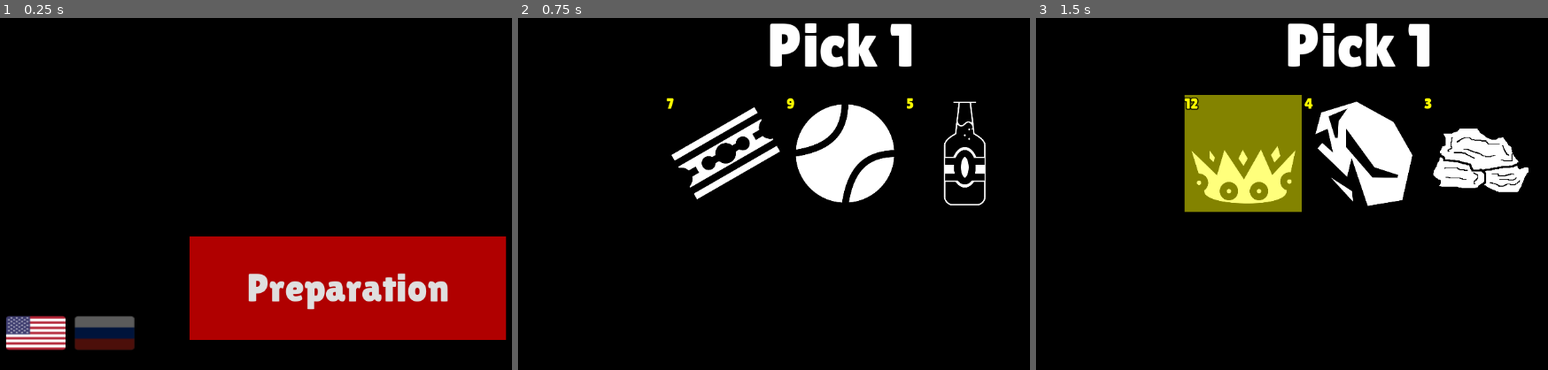
Above: before the commit, frames 1-3 (left to right).
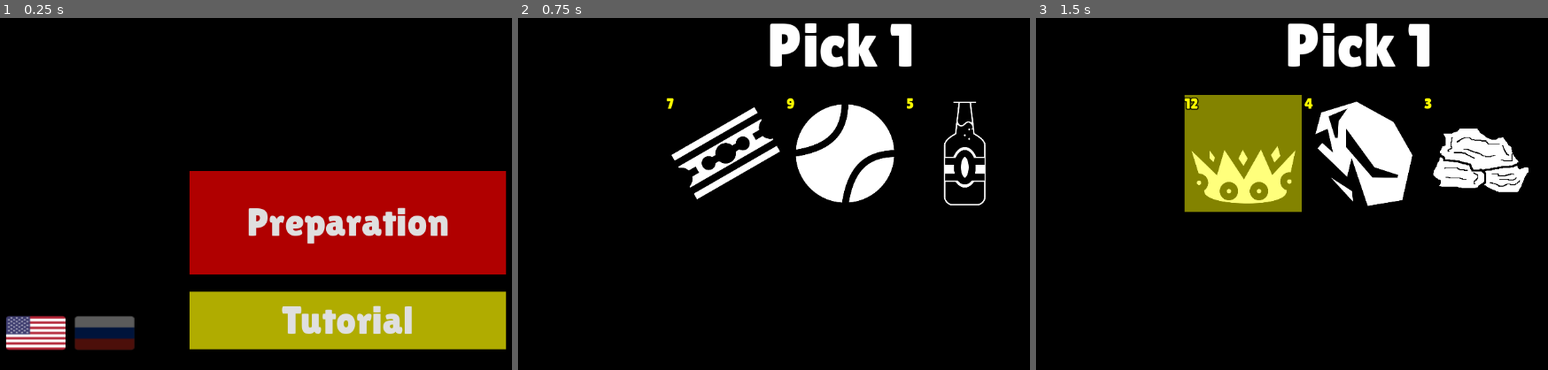
Above: after the commit, the same moments.

Repository: Wurodos/Exploring-Uncertainty
Game: Godot game, scene res://scenes/main_menu.tscn
Same seed, same stepped clock (60 frames per second), same inputs: the game is played once before the commit and once after it.
Inputs (mouse positions are in pixels of both pictures, inside the frame that each line leads up to):
- Up to frame 1 (0.25 s): no input
- Up to frame 2 (0.75 s): click "Preparation" at 0.5 s
- Up to frame 3 (1.5 s): click (1240, 151) at 1.27 s

The runs differ from the first frame. In frame 1, 25% of the frame differs, in the area x 37-99%, y 43-95%; in frame 2, nothing differs; in frame 3, nothing differs.

Commit message:
feat: music, minor balance changes, minor refactor

Diff:
--- a/pool/reptiles/roots_and_toots.tres
+++ b/pool/reptiles/roots_and_toots.tres
@@ -5,6 +5,7 @@
 
 [resource]
 script = ExtResource("1_53ir3")
+info_count = 4
 info_1 = "ВЕСЕЛОЕ ВРЕМЯ НАСТУПАЕТ С БРАТВОЙ ЗВЕЗДОНУТЫХ"
 info_2 = "ЗАВТРАК, УЖИН И ОБЕД МЕРТВЫМИ МУЖИЧКАМИ"
 info_3 = "ЛОВИТ В КАПКАН (ОДНОГО, ЗАМЕДЛЯЕТ)"
@@ -12,5 +13,6 @@
 u_name = &"roots_and_toots"
 base_maxhp = 150
 base_speed = 0
+base_cost = 0
 texture = ExtResource("2_rb82r")
 metadata/_custom_type_script = "uid://c0sh4m5lw5k33"
--- a/project.godot
+++ b/project.godot
@@ -77,7 +77,7 @@
 
 [internationalization]
 
-locale/translations=PackedStringArray("res://text/localisati …(222 unchanged characters)… ext/localisation/enemies.ru.translation")
+locale/translations=PackedStringArray("res://text/localisati …(222 unchanged characters)… ext/localisation/enemies.ru.translation", "res://text/localisation/reptiles.en.translation", "res://text/localisation/reptiles.ru.translation")
 
 [rendering]
 
--- a/scenes/game.tscn
+++ b/scenes/game.tscn
@@ -1,7 +1,13 @@
-[gd_scene load_steps=3 format=3 uid="uid://cgylw3j3sk4da"]
+[gd_scene load_steps=9 format=3 uid="uid://cgylw3j3sk4da"]
 
 [ext_resource type="Script" uid="uid://cfsw4hc8sq20x" path="res://scripts/run/game.gd" id="1_uwrxv"]
 [ext_resource type="Script" uid="uid://tyb7waldpp30" path="res://scripts/utils/input_manager.gd" id="2_yqjtg"]
+[ext_resource type="Script" uid="uid://uotbjopre7ad" path="res://scripts/utils/audio_manager.gd" id="3_lbhrr"]
+[ext_resource type="AudioStream" uid="uid://c7je145cmmkhl" path="res://audio/music/Wake Up For the Battle.wav" id="4_lbhrr"]
+[ext_resource type="AudioStream" uid="uid://fi6vie705cx5" path="res://audio/sfx/hurt.wav" id="5_u5sy4"]
+[ext_resource type="AudioStream" uid="uid://bxxfd1kj5wm85" path="res://audio/sfx/shop.wav" id="6_gee14"]
+[ext_resource type="AudioStream" uid="uid://cg5lsmrsbfbi2" path="res://audio/sfx/powerUp.wav" id="7_0tnpc"]
+[ext_resource type="AudioStream" uid="uid://bv52qwiseqwlq" path="res://audio/sfx/heal.wav" id="8_gee14"]
 
 [node name="Game" type="Node2D"]
 script = ExtResource("1_uwrxv")
@@ -12,3 +18,21 @@
 script = ExtResource("2_yqjtg")
 
 [node name="AnimationPlayer" type="AnimationPlayer" parent="."]
+
+[node name="AudioManager" type="Node" parent="."]
+script = ExtResource("3_lbhrr")
+music = Dictionary[StringName, AudioStream]({
+&"battle": ExtResource("4_lbhrr"),
+&"heal": ExtResource("8_gee14"),
+&"hurt": ExtResource("5_u5sy4"),
+&"powerup": ExtResource("7_0tnpc"),
+&"shop": ExtResource("6_gee14")
+})
+
+[node name="Music" type="AudioStreamPlayer" parent="AudioManager"]
+
+[node name="Sound" type="AudioStreamPlayer" parent="AudioManager"]
+
+[node name="Sound2" type="AudioStreamPlayer" parent="AudioManager"]
+
+[node name="Sound3" type="AudioStreamPlayer" parent="AudioManager"]
--- a/scenes/main_menu.tscn
+++ b/scenes/main_menu.tscn
@@ -6,6 +6,7 @@
 [ext_resource type="Texture2D" uid="uid://bv5ejcc3ftpul" path="res://images/languages/russian_unselect.png" id="3_wu84c"]
 [ext_resource type="Texture2D" uid="uid://bj8rgm4anxbfv" path="res://images/languages/english_unselect.png" id="5_rtw2f"]
 [ext_resource type="Texture2D" uid="uid://b23qmkqdemon6" path="res://images/languages/english.png" id="6_oa1go"]
+[ext_resource type="Script" uid="uid://b7a2ai83umgwf" path="res://scripts/common/typewriter.gd" id="7_oa1go"]
 
 [sub_resource type="StyleBoxFlat" id="StyleBoxFlat_ekxnf"]
 bg_color = Color(0.352941, 0, 0, 1)
@@ -15,6 +16,19 @@
 
 [sub_resource type="StyleBoxFlat" id="StyleBoxFlat_wu84c"]
 bg_color = Color(0.690196, 0, 0, 1)
+
+[sub_resource type="StyleBoxFlat" id="StyleBoxFlat_rtw2f"]
+bg_color = Color(0.765048, 0.747786, 3.85046e-07, 1)
+
+[sub_resource type="StyleBoxFlat" id="StyleBoxFlat_oa1go"]
+bg_color = Color(0.403743, 0.425585, 9.62615e-08, 1)
+
+[sub_resource type="StyleBoxFlat" id="StyleBoxFlat_tbmy8"]
+bg_color = Color(0.690196, 0.67451, 0, 1)
+
+[sub_resource type="LabelSettings" id="LabelSettings_oa1go"]
+font = ExtResource("1_l6cm7")
+font_size = 64
 
 [node name="MainMenu" type="Control"]
 layout_mode = 3
@@ -28,9 +42,9 @@
 [node name="Button" type="Button" parent="."]
 layout_mode = 0
 offset_left = 352.0
-offset_top = 384.0
+offset_top = 277.0
 offset_right = 867.0
-offset_bottom = 553.0
+offset_bottom = 446.0
 focus_mode = 0
 theme_override_fonts/font = ExtResource("1_l6cm7")
 theme_override_font_sizes/font_size = 64
@@ -38,6 +52,20 @@
 theme_override_styles/pressed = SubResource("StyleBoxFlat_bqqt6")
 theme_override_styles/normal = SubResource("StyleBoxFlat_wu84c")
 text = "Подготовка"
+
+[node name="Tutorial" type="Button" parent="."]
+layout_mode = 0
+offset_left = 352.0
+offset_top = 474.0
+offset_right = 867.0
+offset_bottom = 568.0
+focus_mode = 0
+theme_override_fonts/font = ExtResource("1_l6cm7")
+theme_override_font_sizes/font_size = 64
+theme_override_styles/hover = SubResource("StyleBoxFlat_rtw2f")
+theme_override_styles/pressed = SubResource("StyleBoxFlat_oa1go")
+theme_override_styles/normal = SubResource("StyleBoxFlat_tbmy8")
+text = "Обучение"
 
 [node name="Language_en" type="TextureButton" parent="."]
 layout_mode = 0
@@ -65,6 +93,16 @@
 texture_disabled = ExtResource("3_bqqt6")
 stretch_mode = 0
 
+[node name="TestTypewriter" type="Label" parent="."]
+layout_mode = 0
+offset_left = 216.0
+offset_top = 53.0
+offset_right = 641.0
+offset_bottom = 130.0
+label_settings = SubResource("LabelSettings_oa1go")
+script = ExtResource("7_oa1go")
+
 [connection signal="pressed" from="Button" to="." method="_on_button_pressed"]
+[connection signal="pressed" from="Tutorial" to="." method="_on_tutorial_pressed"]
 [connection signal="pressed" from="Language_en" to="." method="_on_switch_language" binds= ["en"]]
 [connection signal="pressed" from="Language_ru" to="." method="_on_switch_language" binds= ["ru"]]
--- a/scenes/map.tscn
+++ b/scenes/map.tscn
@@ -126,7 +126,7 @@
 script = ExtResource("1_blm8a")
 size = 17
 branch_chance = 0.3
-city_rate = 0.08
+city_rate = 0.06
 cherv_rate = 0.15
 govnov_rate = 0.05
 steps = 300
--- a/scripts/battle/action.gd
+++ b/scripts/battle/action.gd
@@ -4,6 +4,7 @@
 const BLASPHEMY = "blasphemy"
 
 func deal_damage(sender: SlaveNode, victim: SlaveNode, dmg: int):
+	SignalBus.play_sound.emit("hurt")
 
 	var total_dmg = dmg
 
@@ -32,6 +33,8 @@
 	victim.animation_player.play("idle")
 
 func heal(sender: SlaveNode, ally: SlaveNode, amount: int):
+	SignalBus.play_sound.emit("heal")
+
 	if not ally.held.is_alive: return
 
 	ally.set_hp(min(ally.held.maxhp, ally.held.hp + amount), false)
--- a/scripts/battle/slave_info.gd
+++ b/scripts/battle/slave_info.gd
@@ -11,7 +11,7 @@
 			var entry: ItemEntry = $Entries.get_child(i)
 			entry.item_name.text = ""
 			entry.item_desc.text = info
-			entry.color = Color(1.0, 0.761, 0.42)
+			entry.color = Color(0.532, 0.352, 0.0)
 			entry.visible = true
 
 			i += 1
--- /dev/null
+++ b/scripts/common/label_localized.gd
@@ -0,0 +1,11 @@
+extends Label
+
+class_name LabelLocalized
+
+@export var string_id: StringName
+
+func _ready() -> void:
+	SignalBus.locale_changed.connect(_localize)
+
+func _localize() -> void:
+	text = tr(string_id)
--- /dev/null
+++ b/scripts/common/typewriter.gd
@@ -0,0 +1,14 @@
+extends LabelLocalized
+
+class_name Typewriter
+
+var full_text : String = ""
+var tw_delay: float = 0.1
+
+var _char_pos: int = 0
+
+func type():
+	_char_pos = 0
+	for char in full_text:
+		text += char
+		await get_tree().create_timer(tw_delay).timeout
--- a/scripts/enemies/enemy.gd
+++ b/scripts/enemies/enemy.gd
@@ -21,10 +21,6 @@
 		self.extra_effect = func() : return
 
 @export var info_count: int = 0
-@export_multiline var info_1 : String
-@export_multiline var info_2 : String
-@export_multiline var info_3 : String
-@export_multiline var info_4 : String
 
 var info: Array[String] = []
 var intention: Intention
@@ -40,9 +36,6 @@
 	info = []
 	for i in range(info_count):
 		info.append(tr(u_name + "_info_" + str(i)))
-
-func get_all_info() -> Array[String]:
-	return [info_1, info_2, info_3, info_4]
 
 # Override this
 func update_stats(node: SlaveNode) -> void:
--- a/scripts/items/item_pool.gd
+++ b/scripts/items/item_pool.gd
@@ -15,7 +15,7 @@
 		for file_name : String in files:
 			var loaded : Item = load(("res://pool/items/" + subfolder + "/" + file_name).trim_suffix(".remap"))
 			loaded.u_name = file_name.trim_suffix(".remap")
-			loaded.u_name = file_name.trim_suffix(".tres")
+			loaded.u_name = loaded.u_name.trim_suffix(".tres")
 
 			loaded.localize()
 			_pool[loaded.u_name] = loaded
--- a/scripts/map/city_window.gd
+++ b/scripts/map/city_window.gd
@@ -22,7 +22,8 @@
 
 
 func _buy(item_node: ItemShop) -> void:
-	print("Bought item for " + str(item_node.cost))
+	SignalBus.play_sound.emit("shop")
+
 	_change_value(-item_node.cost)
 	current_city.items.erase(item_node.held)
 	CurrentRun.inventory.append(item_node.held)
@@ -35,6 +36,8 @@
 	_update_items()
 
 func _sell(item_node: ItemShop) -> void:
+	SignalBus.play_sound.emit("shop")
+
 	_change_value(item_node.cost)
 	CurrentRun.inventory.erase(item_node.held)
 	item_node.queue_free()
--- a/scripts/map/govnov_window.gd
+++ b/scripts/map/govnov_window.gd
@@ -21,13 +21,18 @@
 	SignalBus.hide_item_info.connect(_on_hide_item_info)
 
 func _sell(item_node: ItemShop) -> void:
+	SignalBus.play_sound.emit("shop")
+
 	_change_value(item_node.cost)
 	CurrentRun.inventory.erase(item_node.held)
+
 
 	item_node.queue_free()
 	_update_items()
 
 func _buy_slave(item_node: ItemShop) -> void:
+	SignalBus.play_sound.emit("shop")
+
 	$Close.text = "X"
 	_transaction_made = true
 
@@ -51,6 +56,8 @@
 
 
 func _sell_slave(slave_node: SlaveTeamNode) -> void:
+	SignalBus.play_sound.emit("shop")
+
 	print("sold slave with hat " + slave_node.held.hat.u_name)
 	_change_value(slave_node.held.get_cost())
 
--- a/scripts/map/map.gd
+++ b/scripts/map/map.gd
@@ -119,6 +119,7 @@
 				CurrentRun.arrange_evil_team()
 				$AnimationPlayer.play("battle_start")
 				await $AnimationPlayer.animation_finished
+				SignalBus.play_music.emit("battle")
 				SignalBus.battle_encounter.emit()
 				since_last_battle = 0
 				since_last_item += 1
--- a/scripts/reptiles/reptile_pool.gd
+++ b/scripts/reptiles/reptile_pool.gd
@@ -8,6 +8,9 @@
 
 	for file_name : String in files:
 		var loaded : Slave = load(("res://pool/reptiles/" + file_name).trim_suffix(".remap"))
+		loaded.u_name = file_name.trim_suffix(".remap")
+		loaded.u_name = loaded.u_name.trim_suffix(".tres")
+
 		loaded.reinit()
 		_pool[loaded.u_name] = loaded
 		print("REPTILE_POOL: Loaded " + loaded.u_name + " successfully")
--- a/scripts/run/current_run.gd
+++ b/scripts/run/current_run.gd
@@ -25,12 +25,15 @@
 var evil_archive: Array[Slave] = []
 var archive_level: int = 0
 
+var is_tutorial: bool = false
+
 var config: ConfigFile
 
 func _ready() -> void:
 	_load_config()
 
 	TranslationServer.set_locale(config.get_value("prefs", "language"))
+
 
 	randomize()
 	_prepare_deck.call_deferred()
@@ -135,7 +138,7 @@
 
 func arrange_evil_team() -> void:
 	##	Debug
-	#CurrentRun.evil_boys = [SlavePool.fetch("swirly")]
+	#CurrentRun.evil_boys = [ReptilePool.fetch("roots_and_toots")]
 	#return
 
 	CurrentRun.evil_boys = []
@@ -156,8 +159,8 @@
 		var enemy = SlavePool.fetch("cherv")
 		enemy.equip(ItemPool.fetch_random(Item.Type.Weapon))
 		enemy.equip(ItemPool.fetch_random(Item.Type.Hat))
-		enemy.equip(ItemPool.fetch_random(Item.Type.Trinket))
-		enemy.equip(ItemPool.fetch_random(Item.Type.Trinket))
+		enemy.equip(ItemPool.fetch_random(Item.Type.Trinket), 1)
+		enemy.equip(ItemPool.fetch_random(Item.Type.Trinket), 2)
 		CurrentRun.evil_boys.append(enemy)
 
 func arrange_difficult() -> void:
--- a/scripts/run/game.gd
+++ b/scripts/run/game.gd
@@ -12,6 +12,7 @@
 
 
 func _ready() -> void:
+
 	SignalBus.battle_encounter.connect(_on_battle_encounter)
 	SignalBus.end_battle.connect(_on_end_battle)
 
--- a/scripts/run/main_menu.gd
+++ b/scripts/run/main_menu.gd
@@ -3,6 +3,8 @@
 func _ready() -> void:
 	get_node("Language_" + TranslationServer.get_locale()).disabled = true
 	$Button.text = tr("prepare")
+	$Tutorial.text = tr("tutorial")
+	SignalBus.locale_changed.emit()
 
 func _on_button_pressed() -> void:
 	get_tree().change_scene_to_file("res://scenes/draft.tscn")
@@ -14,6 +16,11 @@
 
 	SignalBus.locale_changed.emit()
 	$Button.text = tr("prepare")
+	$Tutorial.text = tr("tutorial")
 
 	CurrentRun.config.set_value("prefs", "language", lang)
 	CurrentRun.config.save("user://prefs.cfg")
+
+
+func _on_tutorial_pressed() -> void:
+	CurrentRun.is_tutorial = true
--- a/scripts/slaves/slave_battle_node.gd
+++ b/scripts/slaves/slave_battle_node.gd
@@ -33,6 +33,8 @@
 var luck : int = 0
 
 func _ready() -> void:
+	$AnimationSprites/Label.text = tr("crit")
+
 	SignalBus.mouse_up.connect(_on_mouse_up)
 	SignalBus.mouse_right_down.connect(_on_mouse_right_down)
 	if held is Enemy:
@@ -98,9 +100,14 @@
 	#Battle.instance.recalculate_speed()
 
 func set_power(new_val: int, is_delta: bool = true):
+	var old_val: int = power
+
 	if is_delta:
 		power += new_val
 	else: power = new_val
+
+	if power > old_val:
+		SignalBus.play_sound.emit("powerup")
 	add_stat("power", Gallery.icon_power, power)
 
 	animation_player.play("power_up")
--- a/scripts/slaves/slave_pool.gd
+++ b/scripts/slaves/slave_pool.gd
@@ -8,6 +8,9 @@
 
 	for file_name : String in files:
 		var loaded : Slave = load(("res://pool/slaves/" + file_name).trim_suffix(".remap"))
+		loaded.u_name = file_name.trim_suffix(".remap")
+		loaded.u_name = loaded.u_name.trim_suffix(".tres")
+
 		loaded.reinit()
 		_pool[loaded.u_name] = loaded
 		print("SLAVE_POOL: Loaded " + loaded.u_name + " successfully")
--- /dev/null
+++ b/scripts/utils/audio_manager.gd
@@ -0,0 +1,20 @@
+extends Node
+
+@export var music: Dictionary[StringName, AudioStream] = {}
+
+@onready var _sfx_players: Array[AudioStreamPlayer] = [$Sound, $Sound2, $Sound3]
+
+func _ready() -> void:
+	SignalBus.play_music.connect(_on_play_music)
+	SignalBus.play_sound.connect(_on_play_sound)
+
+func _on_play_music(track: String):
+	$Music.stream = music[track]
+	$Music.play()
+
+func _on_play_sound(track: String):
+	for sfx_player: AudioStreamPlayer in _sfx_players:
+		if not sfx_player.playing:
+			sfx_player.stream = music[track]
+			sfx_player.play()
+			break
--- a/scripts/utils/signal_bus.gd
+++ b/scripts/utils/signal_bus.gd
@@ -5,6 +5,11 @@
 #
 
 signal locale_changed
+
+# Stops existing music, plays new
+signal play_music(track: String)
+# Doesn't stop other sounds
+signal play_sound(track: String)
 
 # ====================
 # Change scene
--- /dev/null
+++ b/text/localisation/reptiles.csv
@@ -0,0 +1,5 @@
+keys;en;ru
+roots_and_toots_info_0;FUN TIMES ARE COMING BESIDE THE STARMEN;ВЕСЕЛОЕ ВРЕМЯ НАСТУПАЕТ С БРАТВОЙ ЗВЕЗДОНУТЫХ
+roots_and_toots_info_1;DEAD MEN FOR BREAKFAST, DINNER AND LUNCH;ЗАВТРАК, УЖИН И ОБЕД МЕРТВЫМИ МУЖИЧКАМИ
+roots_and_toots_info_2;CATCHES IN A MANTRAP (ONE, SLOWS HIM DOWN);ЛОВИТ В КАПКАН (ОДНОГО, ЗАМЕДЛЯЕТ)
+roots_and_toots_info_3;ROOTS (ONE) AND TOOTS (THE OTHER);ВЕРШКИ (ОДИН) и КОРЕШКИ (ДРУГОЙ)
--- a/text/localisation/ui.csv
+++ b/text/localisation/ui.csv
@@ -6,3 +6,5 @@
 heal;Heal;Лечить
 sell;Sell;Продать
 undress;Undress;Раздеть
+crit;CRIT!;КРИТ!
+tutorial;Tutorial;Обучение
Not shown, added: audio/music/Reanimation.mp3.import
Not shown, added: audio/music/Wake Up For the Battle.wav.import
Not shown, added: audio/sfx/heal.wav.import
Not shown, added: audio/sfx/hurt.wav.import
Not shown, added: audio/sfx/powerUp.wav.import
Not shown, added: audio/sfx/shop.wav.import
Not shown, changed: export_presets.cfg
Not shown: 1 places in scenes/main_menu.tscn that only renumber resources
Not shown, added: scripts/common/label_localized.gd.uid
Not shown, added: scripts/common/typewriter.gd.uid
Not shown, added: scripts/utils/audio_manager.gd.uid
Not shown, added: text/localisation/reptiles.csv.import
(and 10 more such lines)
